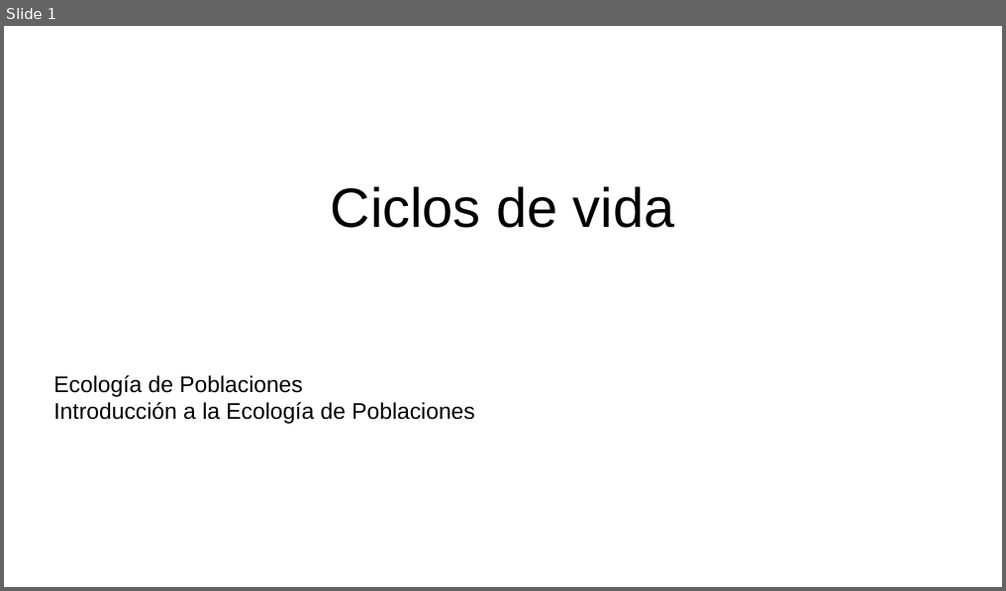
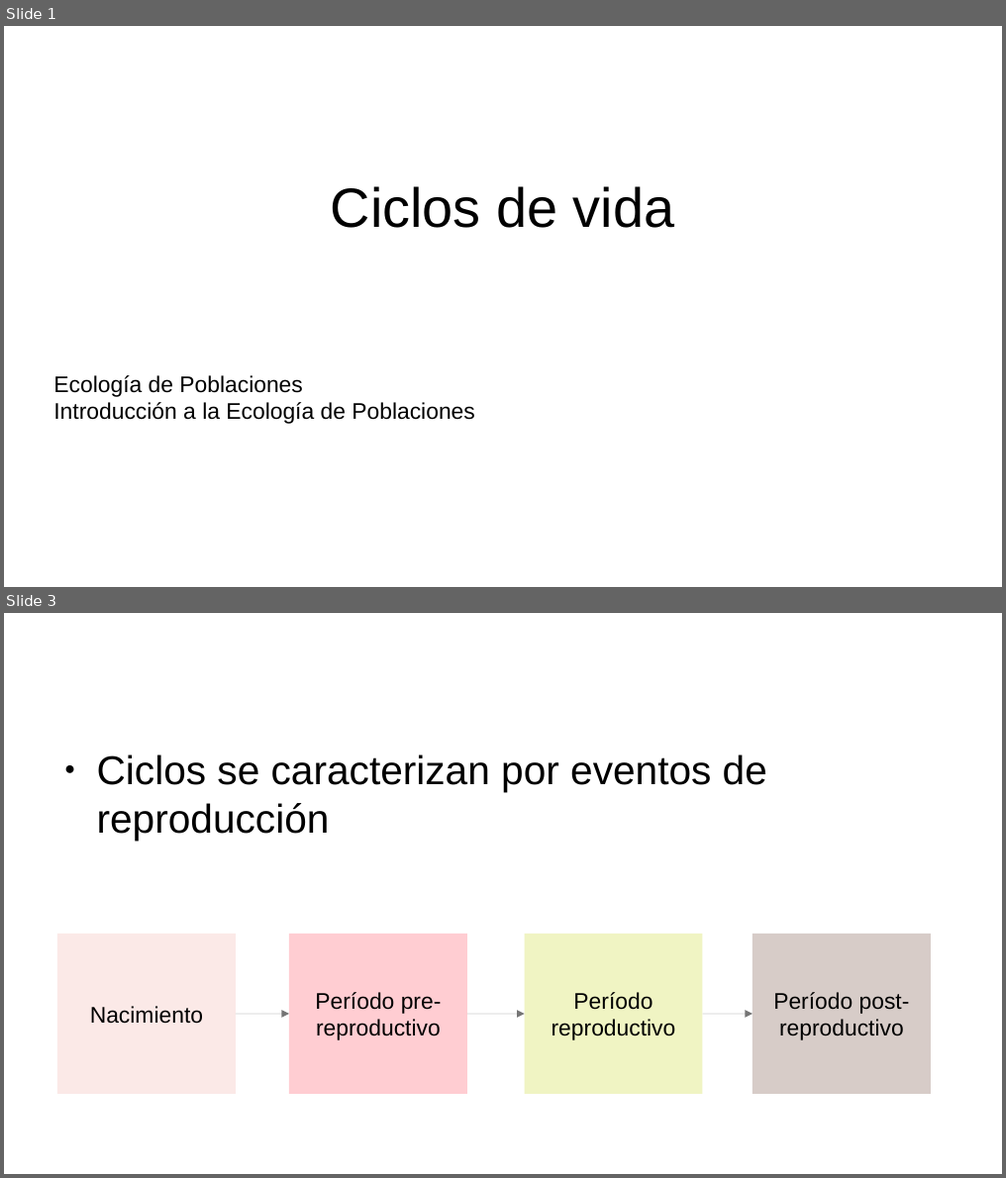
Before and after one commit to gerardommc/Ecologia-poblaciones, a slide deck: Unidad-1/Ciclos-vida.odp. Shown one above the other, each under a label of ours: slide 1 before the commit, slides 1 and 3 after it; the slides between them are not shown. The pictures are 1006x591 and 1006x1178 pixels, drawn with LibreOffice and Linux fonts; fonts in the diff are those of the drawing. Boxes give left, top, right and bottom in pixels: in the first picture for what was removed or moved away, otherwise in the second. Text is boxed around its words. In the diff, an @@ line names an element or a change of style, - is before the commit and + after.

Commit message:
Ciclos terminado

```diff
--- a/Unidad-1/Ciclos-vida.odp
+++ b/Unidad-1/Ciclos-vida.odp
@@ slide 3 added at [4, 613, 1002, 1174], background #FFFFFF @@
@@ text added at [97, 755, 767, 840], 32 pt, text #000000 @@
+● Ciclos se caracterizan por eventos de reproducción
@@ rectangle added at [57, 934, 236, 1094], fill #FBE9E7, 18 pt, text #000000 @@
+Nacimiento
@@ rectangle added at [289, 934, 467, 1094], fill #FFCDD2, 18 pt, text #000000 @@
+Período pre-reproductivo
@@ rectangle added at [525, 934, 703, 1094], fill #F0F4C3, 18 pt, text #000000 @@
+Período reproductivo
@@ rectangle added at [752, 934, 932, 1094], fill #D7CCC8, 18 pt, text #000000 @@
+Período post-reproductivo
@@ arrow added from (236, 1014) to (289, 1014), #757575 0 pt @@
@@ arrow added from (467, 1014) to (525, 1014), #757575 0 pt @@
@@ arrow added from (703, 1014) to (752, 1014), #757575 0 pt @@
```
Also in this commit, not shown: 9 other slides added, 1 slide removed, 8 other files.
